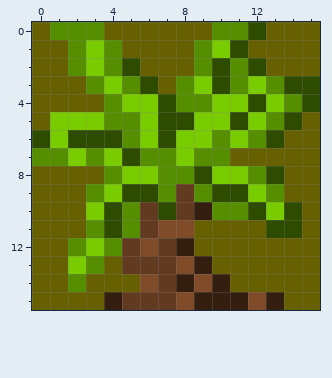
Edited in one commit: pixel-art sprite (sprites/imgPalmTreeSand/layers/6f14c770-c8c8-46a8-b949-be2a1796eeb3/40bbc7b8-d461-431f-bd12-0603ec89ccc8.png). Above, as it was before the edit.
The file is 16x16 pixels.
Once edited:
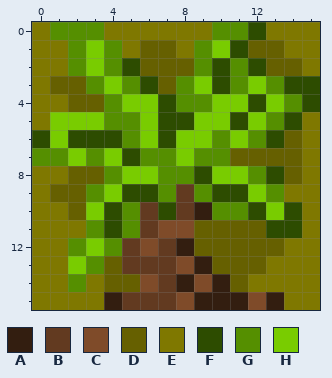
Palette (. is transparent): A #331e10  B #623a20  C #7f4b29  D #666000  E #7f7800  F #2d4c00  G #558f00  H #79cc00
The exact change:
{"y":0,"x":0,"old":"D","new":"E"}
{"y":0,"x":4,"old":"DDDDDD","new":"EEEEEE"}
{"y":0,"x":13,"old":"DDD","new":"EEE"}
{"y":1,"x":0,"old":"DD","new":"EE"}
{"y":1,"x":5,"old":"D","new":"E"}
{"y":1,"x":8,"old":"D","new":"E"}
{"y":1,"x":14,"old":"DD","new":"EE"}
{"y":2,"x":0,"old":"DD","new":"EE"}
{"y":2,"x":15,"old":"D","new":"E"}
{"y":3,"x":0,"old":"D","new":"E"}
{"y":4,"x":0,"old":"DD","new":"EE"}
{"y":5,"x":0,"old":"D","new":"E"}
{"y":5,"x":15,"old":"D","new":"E"}
{"y":6,"x":15,"old":"D","new":"E"}
{"y":7,"x":15,"old":"D","new":"E"}
{"y":8,"x":0,"old":"DD","new":"EE"}
{"y":8,"x":15,"old":"D","new":"E"}
{"y":9,"x":0,"old":"D","new":"E"}
{"y":9,"x":14,"old":"DD","new":"EE"}
{"y":10,"x":0,"old":"DD","new":"EE"}
{"y":10,"x":15,"old":"D","new":"E"}
{"y":11,"x":0,"old":"DDD","new":"EEE"}
{"y":11,"x":15,"old":"D","new":"E"}
{"y":12,"x":0,"old":"DD","new":"EE"}
{"y":12,"x":14,"old":"DD","new":"EE"}
{"y":13,"x":0,"old":"DD","new":"EE"}
{"y":13,"x":13,"old":"DDD","new":"EEE"}
{"y":14,"x":0,"old":"DD","new":"EE"}
{"y":14,"x":3,"old":"D","new":"E"}
{"y":14,"x":12,"old":"DDDD","new":"EEEE"}
{"y":15,"x":0,"old":"DDDD","new":"EEEE"}
{"y":15,"x":14,"old":"DD","new":"EE"}
{"label":"changed","picture_box":[32,22,320,310]}
